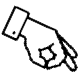
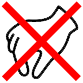
Comparing the layer stacks of the two 83 × 83 images. Changes:
added layer "Error" above "Down Error" over [1, 1, 82, 82]
added layer "Down Error" above "Down" over [5, 5, 79, 80]
hid "Layer 3" over [1, 5, 78, 72]
